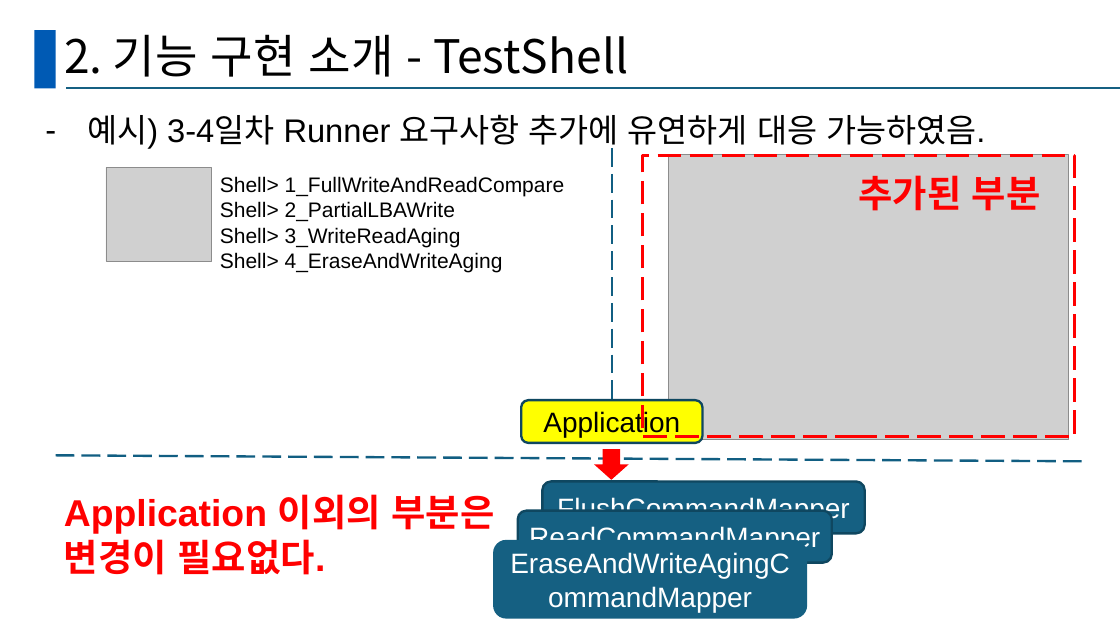
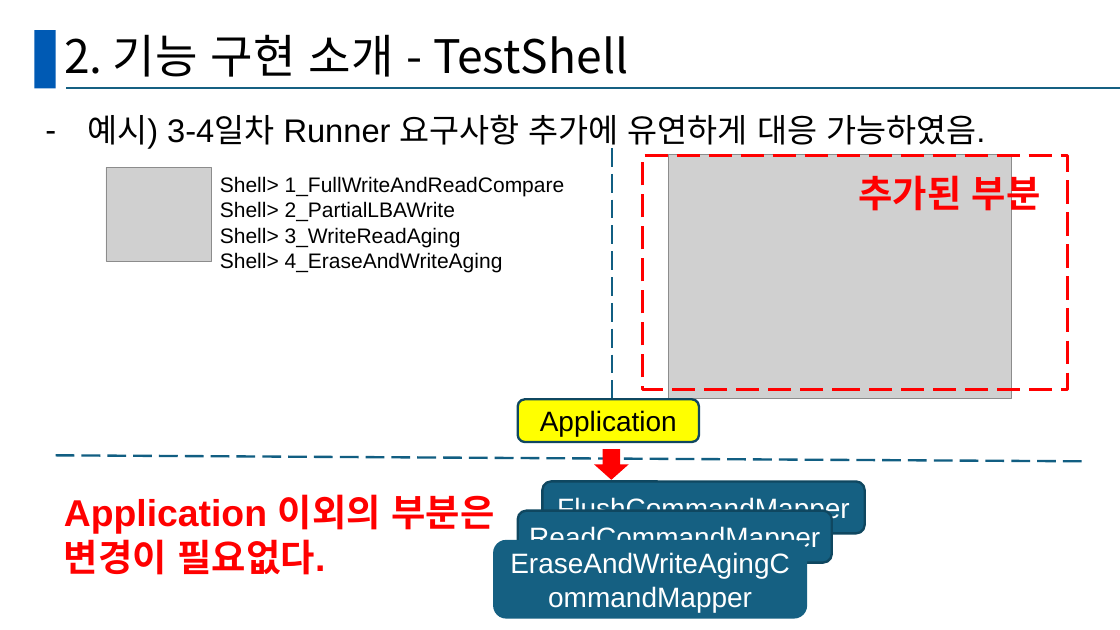
Before and after one commit to GanghyunLee/deep-dive-ssd, a slide deck: slide 27 of D조_DeepDive.pptx (slide 26 before the commit). Drawn at 1120x630 pixels with LibreOffice and Linux fonts; fonts in the diff are those of the drawing; grey boxes stand for pictures. Boxes give left, top, right and bottom in pixels: in the first picture for what was removed or moved away, otherwise in the second. Text is boxed around its words. In the diff, an @@ line names an element or a change of style, - is before the commit and + after.

```diff
--- a/D조_DeepDive.pptx
+++ b/D조_DeepDive.pptx
@@ rectangle: place and size @@
-rectangle at bbox=[643, 155, 1075, 437]
+rectangle at bbox=[643, 155, 1068, 389]
@@ picture: place and size @@
-picture at bbox=[668, 155, 1069, 439]
+picture at bbox=[668, 155, 1011, 398]
@@ rounded rectangle "Application": place and size @@
-rounded rectangle "Application" at bbox=[522, 400, 703, 443]
+rounded rectangle "Application" at bbox=[518, 399, 699, 442]
```
Also in this commit, not shown: 9 other slides changed, 1 slide added.
